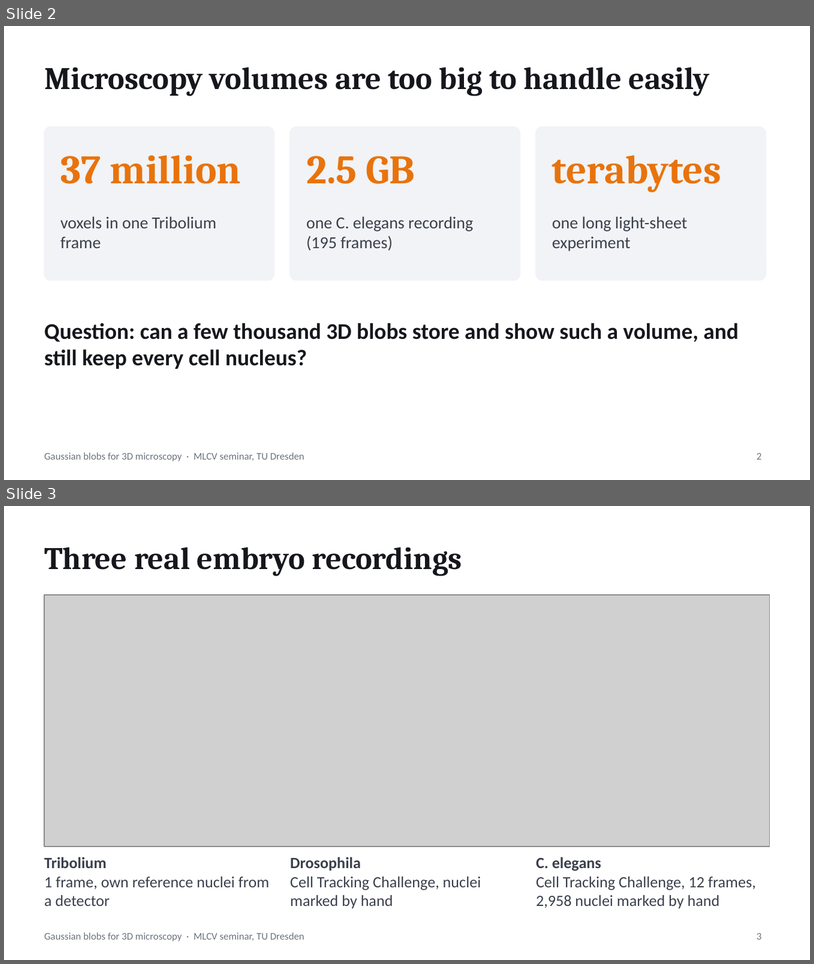
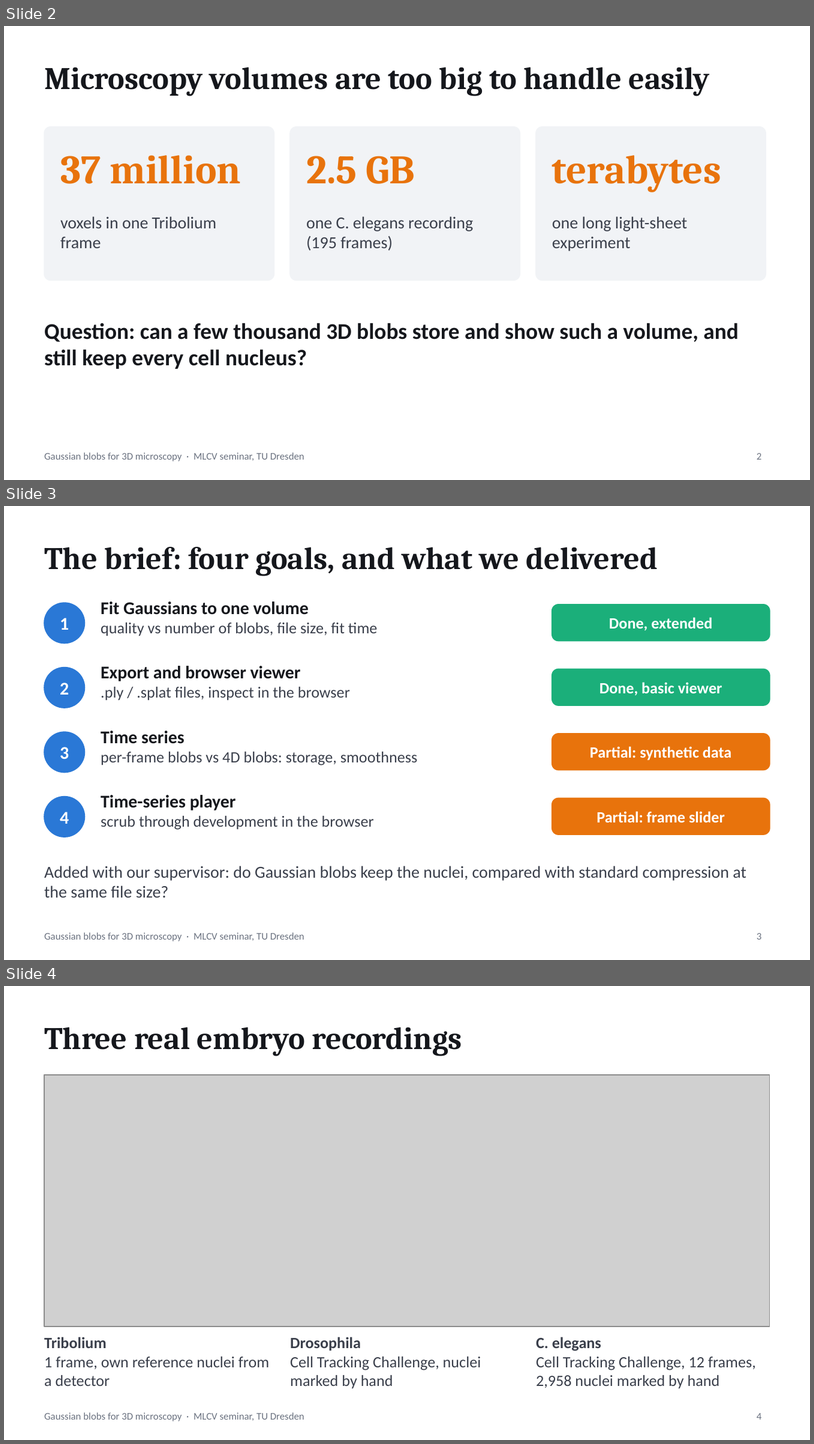
Before and after one commit to asadrizvi64/DeepLearning-Seminar-TeamProject, a slide deck: Gaussian_Blobs_Microscopy_v3.pptx. Shown one above the other, each under a label of ours: slides 2 and 3 before the commit, slides 2, 3 and 4 after it. The pictures are 814x964 and 814x1444 pixels, drawn with LibreOffice and Linux fonts; fonts in the diff are those of the drawing; grey boxes stand for pictures. Boxes give left, top, right and bottom in pixels: in the first picture for what was removed or moved away, otherwise in the second. Text is boxed around its words. In the diff, an @@ line names an element or a change of style, - is before the commit and + after.

```diff
--- a/Gaussian_Blobs_Microscopy_v3.pptx
+++ b/Gaussian_Blobs_Microscopy_v3.pptx
@@ slide 3 added at bbox=[4, 506, 810, 960], background #FFFFFF; not listed: 1 template element that a slide beside it also shows @@
@@ title added at bbox=[44, 547, 658, 576], 28 pt, text #15171C, bold @@
+The brief: four goals, and what we delivered
@@ ellipse added at bbox=[44, 603, 84, 643], fill #2A78D6, outline #2A78D6 1 pt @@
@@ text added at bbox=[101, 601, 378, 636], 14 pt, text #3A3F4B @@
+Fit Gaussians to one volume
+quality vs number of blobs, file size, fit time
@@ rounded rectangle added at bbox=[552, 604, 770, 640], fill #1BAF7A, outline #1BAF7A 1 pt @@
@@ text added at bbox=[60, 618, 69, 630], 16 pt, text #FFFFFF, bold @@
+1
@@ text added at bbox=[609, 617, 713, 630], 14 pt, text #FFFFFF, bold @@
+Done, extended
@@ ellipse added at bbox=[44, 667, 84, 708], fill #2A78D6, outline #2A78D6 1 pt @@
@@ text added at bbox=[101, 666, 350, 700], 14 pt, text #3A3F4B @@
+Export and browser viewer
+.ply / .splat files, inspect in the browser
@@ text added at bbox=[60, 682, 69, 694], 16 pt, text #FFFFFF, bold @@
+2
@@ rounded rectangle added at bbox=[552, 669, 770, 705], fill #1BAF7A, outline #1BAF7A 1 pt @@
@@ text added at bbox=[600, 682, 723, 695], 14 pt, text #FFFFFF, bold @@
+Done, basic viewer
@@ ellipse added at bbox=[44, 732, 84, 772], fill #2A78D6, outline #2A78D6 1 pt @@
@@ text added at bbox=[101, 730, 417, 765], 14 pt, text #3A3F4B @@
+Time series
+per-frame blobs vs 4D blobs: storage, smoothness
@@ rounded rectangle added at bbox=[552, 733, 770, 769], fill #E8730C, outline #E8730C 1 pt @@
@@ text added at bbox=[60, 747, 69, 759], 16 pt, text #FFFFFF, bold @@
+3
@@ text added at bbox=[590, 746, 732, 760], 14 pt, text #FFFFFF, bold @@
+Partial: synthetic data
@@ ellipse added at bbox=[44, 796, 84, 837], fill #2A78D6, outline #2A78D6 1 pt @@
@@ text added at bbox=[60, 811, 69, 823], 16 pt, text #FFFFFF, bold @@
+4
@@ text added at bbox=[101, 795, 374, 829], 14 pt, text #3A3F4B @@
+Time-series player
+scrub through development in the browser
@@ rounded rectangle added at bbox=[552, 798, 770, 834], fill #E8730C, outline #E8730C 1 pt @@
@@ text added at bbox=[597, 811, 725, 822], 14 pt, text #FFFFFF, bold @@
+Partial: frame slider
@@ text added at bbox=[44, 865, 747, 897], 15 pt, text #3A3F4B @@
+Added with our supervisor: do Gaussian blobs keep the nuclei, compared with standard compression at the same file size?
@@ page number added at bbox=[757, 933, 762, 939], 9 pt, text #6B7280 @@
+3
@@ what was slide 3 is now slide 4 @@
@@ page number at bbox=[757, 1413, 762, 1419]: text changed @@
-3
+4
```
Also in this commit, not shown: 6 slides changed, 2 other slides added, 55 other files.
